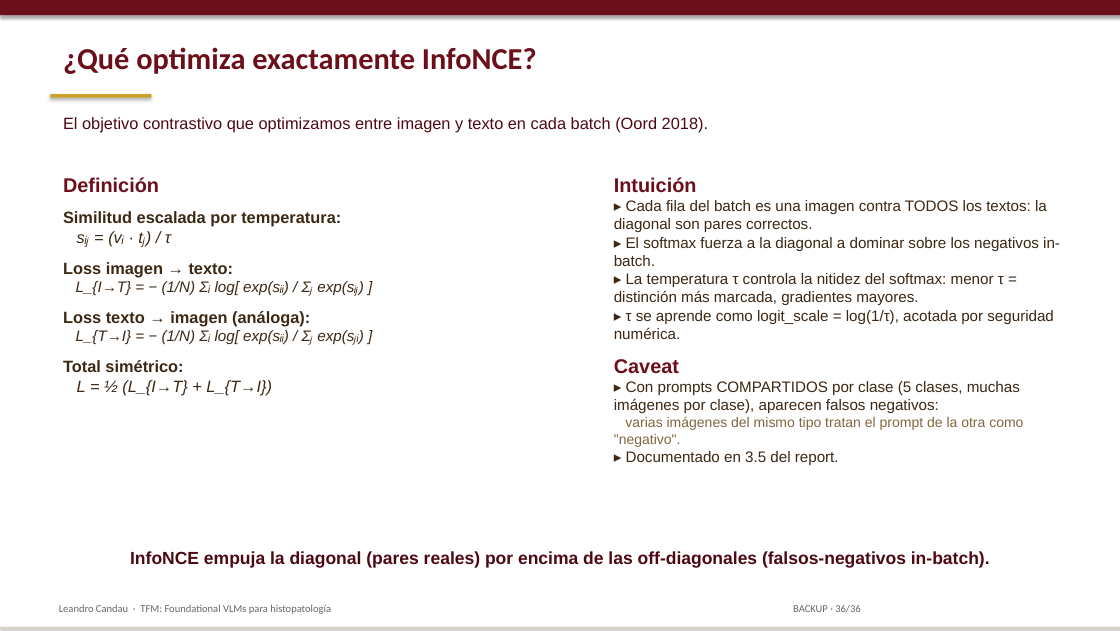
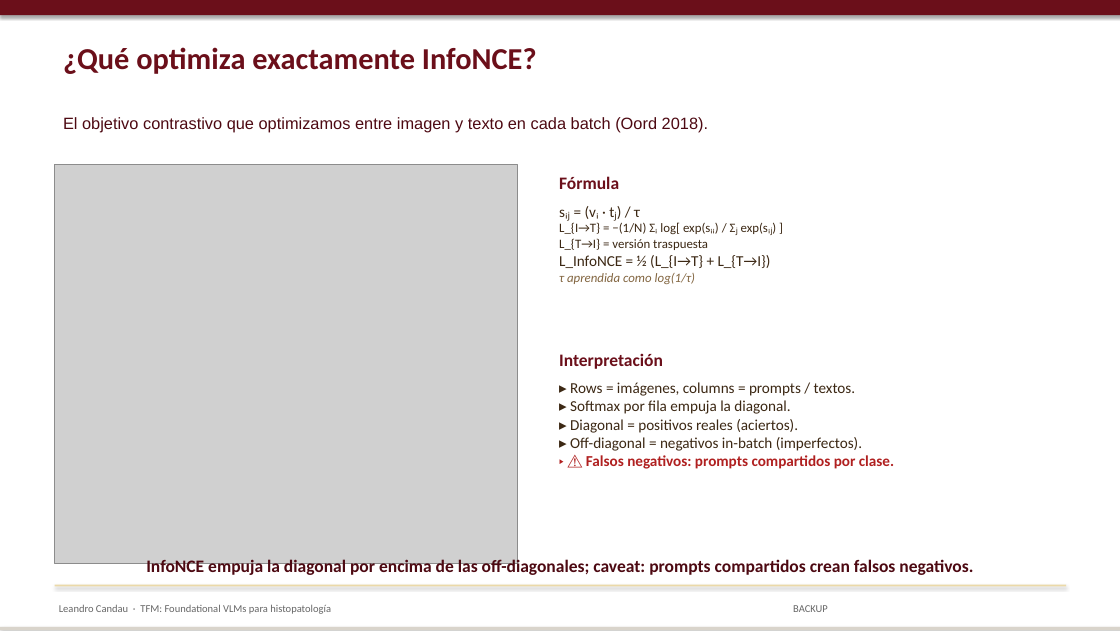
Before and after one commit to lcandau/histopathology-clip-lab, a slide deck: slide 36 of report/TFM_defense.pptx. Drawn at 1120x631 pixels with LibreOffice and Linux fonts; fonts in the diff are those of the drawing; grey boxes stand for pictures. Boxes give left, top, right and bottom in pixels: in the first picture for what was removed or moved away, otherwise in the second. Text is boxed around its words. In the diff, an @@ line names an element or a change of style, - is before the commit and + after.

```diff
--- a/report/TFM_defense.pptx
+++ b/report/TFM_defense.pptx
@@ rectangle removed at (x1=50, y1=94, x2=151, y2=98) @@
@@ picture added at (x1=55, y1=164, x2=517, y2=563) @@
@@ text at (x1=63, y1=177, x2=341, y2=227): paragraphs removed @@
-Definición
-Similitud escalada por temperatura:
@@ text added at (x1=559, y1=176, x2=619, y2=189), 15 pt, text #6B0F1A, bold @@
+Fórmula
@@ text removed at (x1=614, y1=177, x2=1060, y2=465) @@
-Intuición
-▸ Cada fila del batch es una imagen contra TODOS los textos: la diagonal son pares correctos.
-▸ El softmax fuerza a la diagonal a dominar sobre los negativos in-batch.
-▸ La temperatura τ controla la nitidez del softmax: menor τ = distinción más marcada, gradientes mayores.
-▸ τ se aprende como logit_scale = log(1/τ), acotada por seguridad numérica.
-Caveat
-▸ Con prompts COMPARTIDOS por clase (5 clases, muchas imágenes por clase), aparecen falsos negativos:
-varias imágenes del mismo tipo tratan el prompt de la otra como "negativo".
-▸ Documentado en 3.5 del report.
@@ text "sᵢⱼ = (vᵢ · tⱼ) ..." moved from (x1=63, y1=177, x2=356, y2=395) to (x1=559, y1=206, x2=771, y2=284) @@
@@ text at (x1=585, y1=206, x2=640, y2=219): size 14 to 13 pt, font Arial to Calibri, italic off in "sᵢⱼ = (vᵢ · tⱼ) / τ" @@
@@ text at (x1=559, y1=222, x2=771, y2=284): text changed; size 13 to 11 pt; font Arial to Calibri; italic off @@
-Loss imagen → texto:
-L_{I→T} = − (1/N) Σᵢ log[ exp(sᵢᵢ) / Σⱼ exp(sᵢⱼ) ]
-Loss texto → imagen (análoga):
-L_{T→I} = − (1/N) Σᵢ log[ exp(sᵢᵢ) / Σⱼ exp(sⱼᵢ) ]
-Total simétrico:
-L = ½ (L_{I→T} + L_{T→I})
+L_{I→T} = −(1/N) Σᵢ log[ exp(sᵢᵢ) / Σⱼ exp(sᵢⱼ) ]
+L_{T→I} = versión traspuesta
+L_InfoNCE = ½ (L_{I→T} + L_{T→I})
+τ aprendida como log(1/τ)
@@ text added at (x1=559, y1=353, x2=663, y2=369), 15 pt, text #6B0F1A, bold @@
+Interpretación
@@ text added at (x1=570, y1=382, x2=894, y2=469), 13 pt, text #3C2814 @@
+▸ Rows = imágenes, columns = prompts / textos.
+▸ Softmax por fila empuja la diagonal.
+▸ Diagonal = positivos reales (aciertos).
+▸ Off-diagonal = negativos in-batch (imperfectos).
+▸ ⚠ Falsos negativos: prompts compartidos por clase.
@@ text at (x1=146, y1=558, x2=973, y2=577): text changed; font Arial to Calibri @@
-InfoNCE empuja la diagonal (pares reales) por encima de las off-diagonales (falsos-negativos in-batch).
+InfoNCE empuja la diagonal por encima de las off-diagonales; caveat: prompts compartidos crean falsos negativos.
@@ rectangle added at (x1=55, y1=584, x2=1066, y2=586), fill #EBD9A8 @@
@@ text at (x1=793, y1=605, x2=828, y2=612): text changed @@
-BACKUP · 36/36
+BACKUP
```
Also in this commit, not shown: 29 other slides changed, 4 other files.
